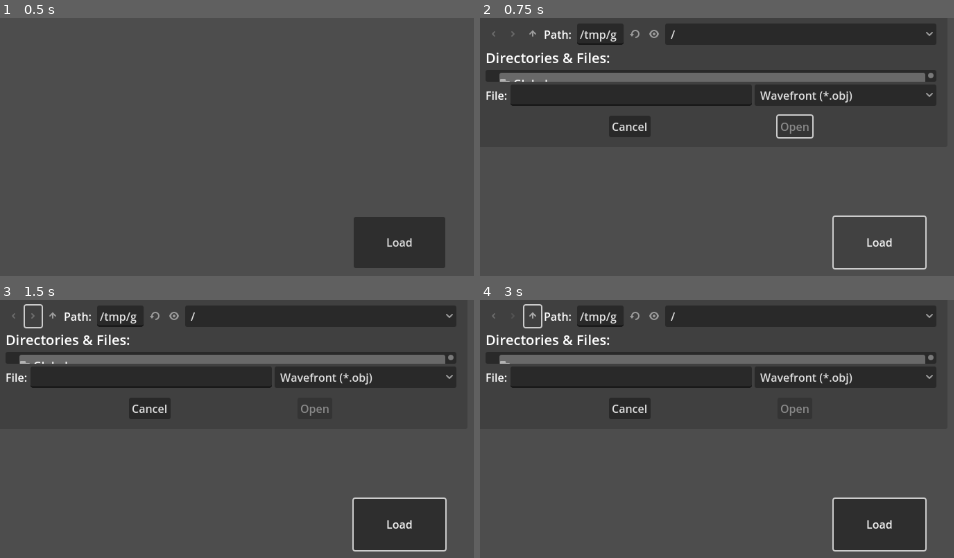
Above: before the commit, frames 1-4 (two rows, left to right).
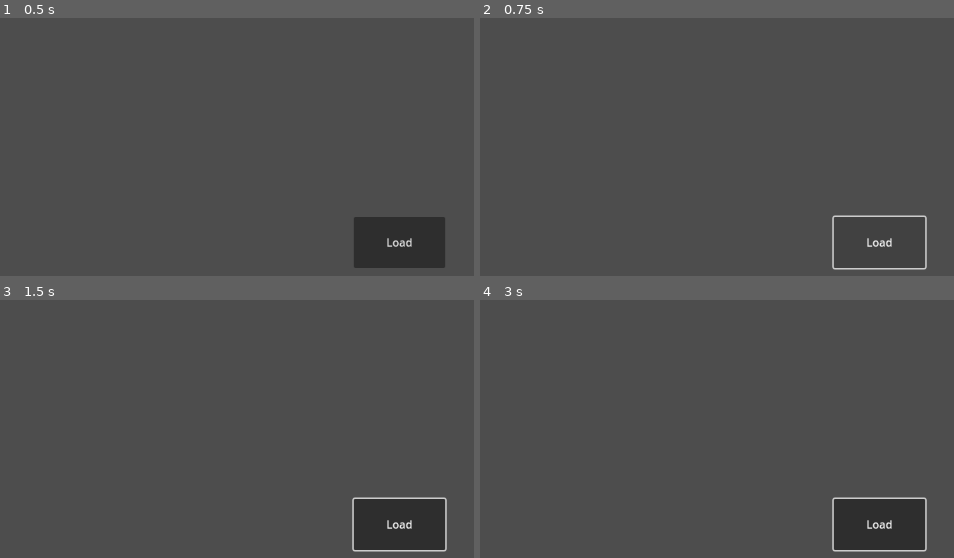
Above: after the commit, the same moments.

Repository: VISUALIZATION-LABS/Concretize
Game: Godot game, scene res://Scenes/MainMenu/MainMenu.tscn
The game is run twice, just before and just after one commit, with the same random seed, the same clock (stepped at 60 frames per second) and the same inputs.
Inputs (mouse positions are in pixels of both pictures, inside the frame that each line leads up to):
- Up to frame 1 (0.5 s): no input
- Up to frame 2 (0.75 s): click "Load" at 0.5 s
- Up to frame 3 (1.5 s): click (33, 315) at 1.27 s
- Up to frame 4 (3 s): click (513, 315) at 2.02 s; click (532, 315) at 2.77 s

Frame 1 is identical in both runs. In frame 2, 19% of the frame differs, in the area x 1-97%, y 2-47%; in frame 3, 19%; in frame 4, 19%.
Error after the commit: Parse Error: Preload file "res://Scenes/3D/InternalTests/loadTest.tscn" does not exist. (res://Scenes/MainMenu/Scripts/Importer.gd:3)

Commit message:
Started work on the OBJ importer

Diff:
--- a/Scenes/MainMenu/Scripts/Importer.gd
+++ b/Scenes/MainMenu/Scripts/Importer.gd
@@ -1,6 +1,6 @@
 extends Control
 
-
+@onready var testing_scene = preload("res://Scenes/3D/InternalTests/loadTest.tscn").instantiate()
 # Called when the node enters the scene tree for the first time.
 func _ready() -> void:
 	pass
@@ -19,6 +19,8 @@
 
 	file_dialog.access = FileDialog.ACCESS_FILESYSTEM
 	file_dialog.file_mode = FileDialog.FILE_MODE_OPEN_FILE
+	file_dialog.initial_position = Window.WINDOW_INITIAL_POSITION_CENTER_MAIN_WINDOW_SCREEN
+	file_dialog.size = Vector2(500, 300)
 	file_dialog.filters = PackedStringArray(["*.obj ; Wavefront"])
 	file_dialog.visible = true
 
@@ -29,19 +31,61 @@
 func importer(path: String):
 	match (path.rsplit(".", true, 0)[1].to_lower()):
 		"obj":
-			var model: PackedStringArray = FileAccess.open(path, FileAccess.READ).\
-			get_as_text().rsplit("\n")
+			# Inital parsing with regex
+			print("Init parse\n\nOBJ_FILE:\n")
+			var object = RegEx.new()
+			object.compile("o.*[A-Za-z]+[0-9]*\\.[0-9]+")
 
+			var vertex = RegEx.new()
+			vertex.compile("v\\s.*[0-9]*\\.[0-9]+.*[0-9]*\\.[0-9]+.*[0-9]*\\.[0-9]+")
+
+
+			#var model: PackedStringArray = FileAccess.open(path, FileAccess.READ).\
+			#get_as_text().rsplit("\n")
+
+			var model: String = FileAccess.open(path, FileAccess.READ).get_as_text()
 			# TODO: Convert the model into the variables below
 
 			# References:
 			# https://en.wikipedia.org/wiki/Wavefront_.obj_file
-
+			var parsed_model = {}
+			var objects: PackedStringArray
 			var vertices: PackedVector3Array
 			var normals: PackedVector3Array
 			var uv: PackedVector3Array
 			var faces: PackedVector3Array
 
+			var finished: bool = false
+
+
+			# FIXME: This doesn't work properly (gets all our data but doesn't
+			#        match up with objects)
+
+			print("Objects")
+			for result in object.search_all(model):
+				objects.append(result.get_string())
+			print(objects)
+
+			print("Vertices")
+			for result in vertex.search_all(model):
+
+				# With this we'll have the vertices, then we just need to convert
+				# them to floats
+
+				var parsed_vertices: PackedStringArray = result.get_string().rsplit(" ").slice(1)
+
+				vertices.append(Vector3(
+					float(parsed_vertices[0]),
+					float(parsed_vertices[1]),
+					float(parsed_vertices[2])
+					))
+			print(vertices)
+
+			# Test buld
+
+			InternalModel.vertex_array = vertices
+
+			get_tree().change_scene_to_file("res://Scenes/3D/InternalTests/loadTest.tscn")
 
 		"gltf":
 			#TODO: Implement
